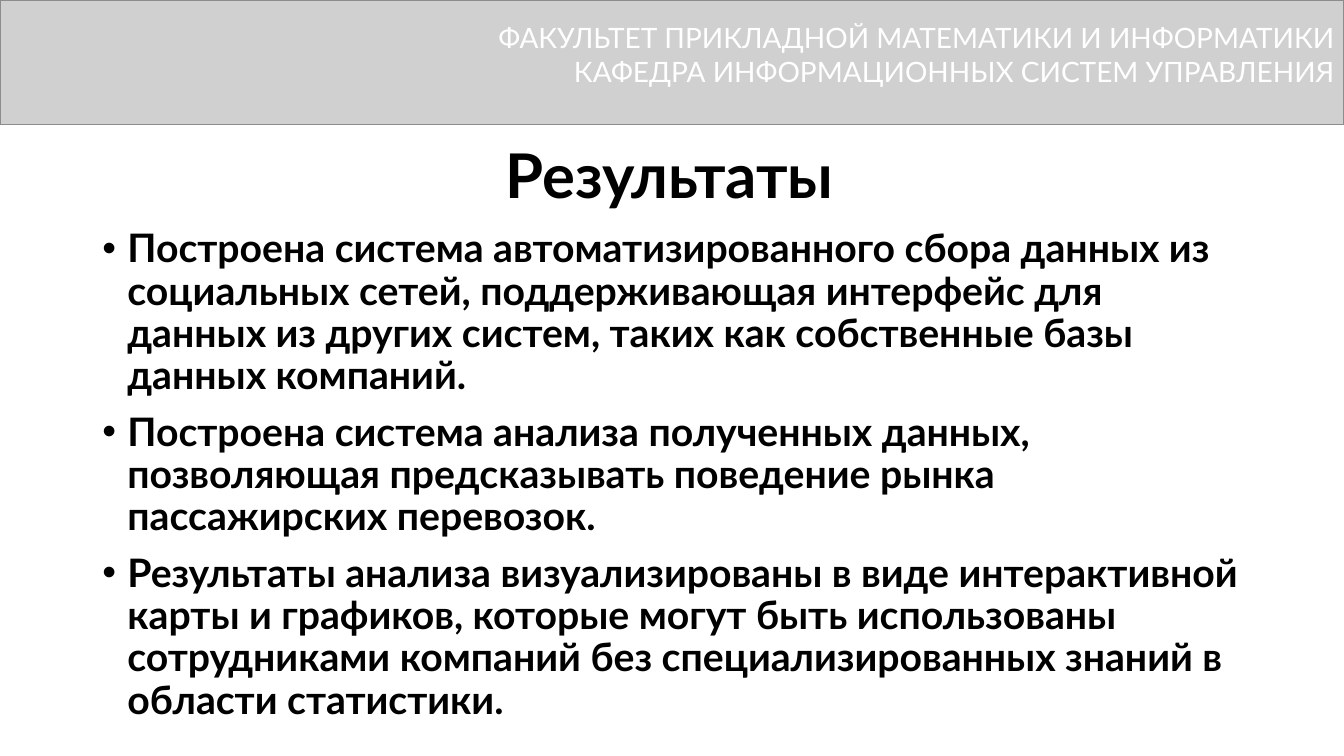
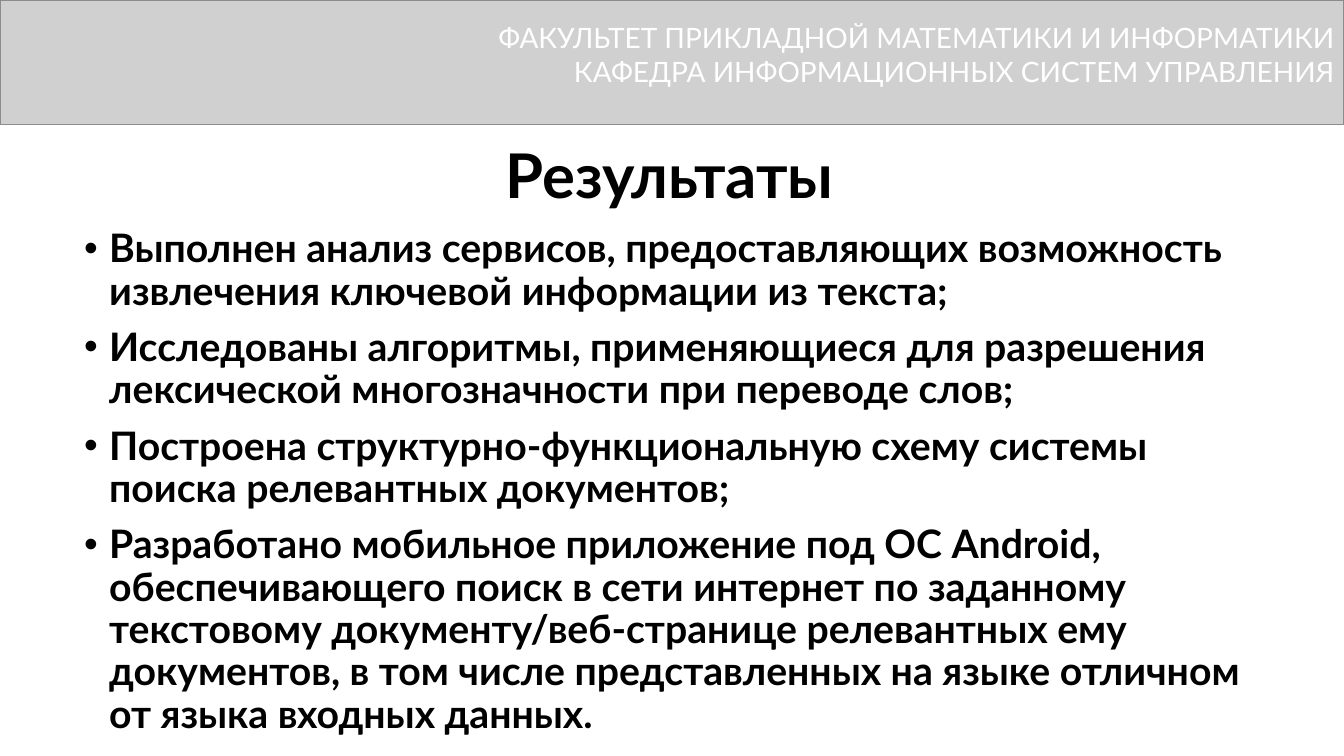
Before and after one commit to DimkaFPM/diplom, a slide deck: slide 12 of presentetion.pptx. Drawn at 1344x756 pixels with LibreOffice and Linux fonts; fonts in the diff are those of the drawing; grey boxes stand for pictures. Boxes give left, top, right and bottom in pixels: in the first picture for what was removed or moved away, otherwise in the second. Text is boxed around its words. In the diff, an @@ line names an element or a change of style, - is before the commit and + after.

```diff
--- a/presentetion.pptx
+++ b/presentetion.pptx
@@ text at [109, 233, 1240, 735]: text changed @@
-• Построена система автоматизированного сбора данных из социальных сетей, поддерживающая интерфейс для данных из других систем, таких как собственные базы данных компаний.
-• Построена система анализа полученных данных, позволяющая предсказывать поведение рынка пассажирских перевозок.
-• Результаты анализа визуализированы в виде интерактивной карты и графиков, которые могут быть использованы сотрудниками компаний без специализированных знаний в области статистики.
+• Выполнен анализ сервисов, предоставляющих возможность извлечения ключевой информации из текста;
+• Исследованы алгоритмы, применяющиеся для разрешения лексической многозначности при переводе слов;
+• Построена структурно-функциональную схему системы поиска релевантных документов;
+• Разработано мобильное приложение под ОС Android, обеспечивающего поиск в сети интернет по заданному текстовому документу/веб-странице релевантных ему документов, в том числе представленных на языке отличном от языка входных данных.
```
Also in this commit, not shown: 2 other slides changed.
